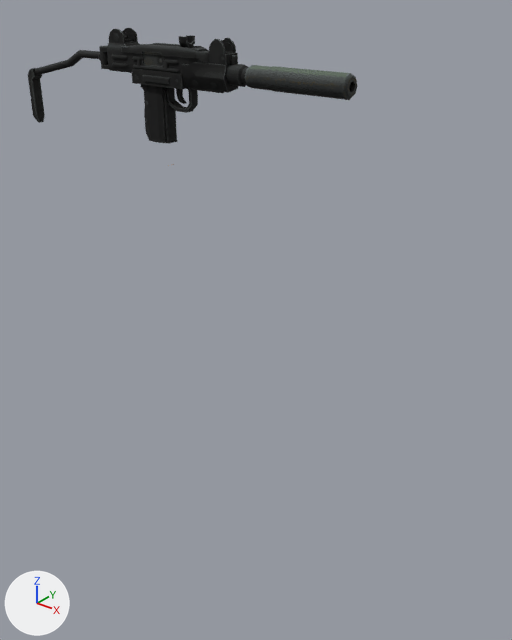
An edit to the glTF model public/assets/weapons/retro_smg_arms.glb, drawn before and after from the same camera.
Both versions are drawn from a 50 mm lens placed at (89.2, -87.5, 29.9), pointed at (8.5, 13.3, -32.7). The axes (+X, +Y, +Z) are drawn at lower left. The lights are the same throughout. The first picture is the older version. Where no turn or scale is listed for an object, it has been applied to the vertices. Vertices at exactly the same position are counted once.

Before the edit, the objects in view are built like this:
```python
ob_ejectioncover_mesh = bpy.data.objects.new('EjectionCover_Mesh', me_cube_015)
ob_ejectioncover_mesh.location = (0.5, -1.6, -0.2)
ob_fps_arms_mesh = bpy.data.objects.new('FPS_Arms_Mesh', me_circle_002)
ob_fps_arms_mesh.location = (0.0, 0.0, 0.0)
ob_fps_arms_mesh.rotation_euler = (0.0, 0.0, -1.571)  # degrees (0, 0, -90)
ob_fps_arms_mesh.scale = (0.01, 0.01, 0.01)
ob_knob_mesh = bpy.data.objects.new('Knob_Mesh', me_circle)
ob_knob_mesh.location = (0.5, -1.6, -0.2)
ob_main_mesh = bpy.data.objects.new('Main_Mesh', me_cube_007)
ob_main_mesh.location = (0.5, -1.6, -0.2)
ob_silencer_mesh = bpy.data.objects.new('Silencer_Mesh', me_cylinder_004)
ob_silencer_mesh.location = (0.5, -1.6, -0.2)
ob_stock_mesh = bpy.data.objects.new('Stock_Mesh', me_cube_013)
ob_stock_mesh.location = (0.5, -1.6, -0.2)
ob_trigger_mesh = bpy.data.objects.new('Trigger_Mesh', me_cube_006)
ob_trigger_mesh.location = (0.5, -1.6, -0.2)
```
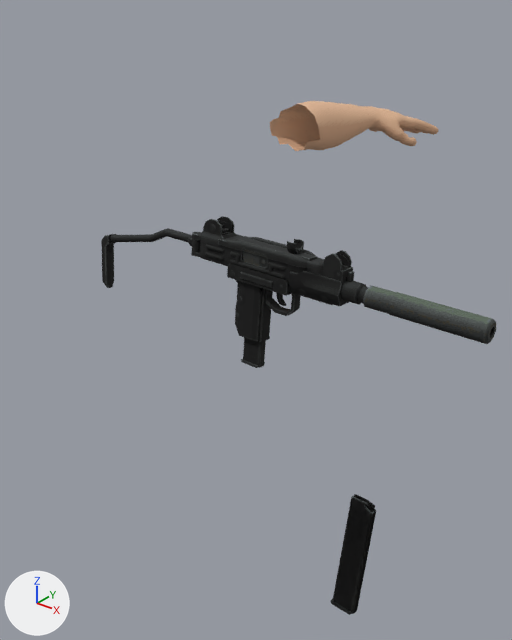
Where the newer file only moved an object's origin or applied its transform, the numbers keep the older frame.

What differs and where, as boxes [x1, y1, x2, y2] in the pictures (512 x 640 px):
'Main_Mesh', moved, turned
    before: [99, 28, 249, 143]
    after: [191, 216, 369, 342]
'Silencer_Mesh', moved, turned
    before: [245, 65, 357, 100]
    after: [363, 285, 496, 344]
'FPS_Arms_Mesh', rescaled (not visible before)
    after: [270, 101, 439, 151]
'SMG_01_MagazineOneBullet_Mesh', added
    after: [331, 494, 376, 615]
'Stock_Mesh', moved, turned
    before: [28, 50, 108, 123]
    after: [101, 228, 200, 288]
'EjectionCover_Mesh', moved, turned
    before: [142, 51, 164, 67]
    after: [243, 249, 267, 268]
'Magazine_Mesh', added
    after: [241, 338, 266, 368]
'Knob_Mesh', moved, turned
    before: [179, 35, 195, 48]
    after: [287, 239, 304, 254]
'Trigger_Mesh', moved, turned
    before: [176, 89, 186, 104]
    after: [276, 293, 286, 306]
'SMG_01_Magazine2+Bullets_Mesh', added
    after: [368, 508, 374, 513]

The change in detail:
Material 'Projectiles_MI.001' (mat_projectiles_mi_001) is new.
Its texture is img_smg_01_albedo.
Its roughness is 1.0.
me_cube_007 is used by ob_main_mesh; location (0.5, -1.6, -0.2).
me_cube_007 had 1279 vertices, 2295 faces and spanned x -12.7..25.0, y -2.6..2.6, z 4.7..22.2.
me_cube_007 now has 1279 vertices, 2293 faces and spans x 13.3..51.0, y -9.3..-3.9, z -21.5..-3.9.
me_cube_007 part 1: the whole mesh is turned -5.4 degrees about the x axis through its middle, then moved by (26.0, -6.9, -26.1).
me_cube_013 is used by ob_stock_mesh; location (0.5, -1.6, -0.2).
me_cube_013 had 106 vertices, 184 faces and spanned x -35.7..-11.0, y -2.2..1.2, z 3.9..18.5.
me_cube_013 now has 106 vertices, 184 faces and spans x -9.7..15.1, y -8.8..-5.3, z -22.3..-7.5.
me_cube_013 part 2: the whole mesh is turned -5.4 degrees about the x axis through its middle, then moved by (26.0, -7.1, -26.1).
Mesh me_cube_003 is new.
It has 161 vertices, 314 faces and spans x 24.5..28.2, y -13.2..-8.3, z -25.5..-8.1.
Faces by material slot: [188, 126].
It uses material mat_smg_01_mi (picture img_smg_01_albedo).
It uses material mat_projectiles_mi_001 (picture img_smg_01_albedo).
Mesh me_cube_004 is new.
It has 226 vertices, 440 faces and spans x 24.5..28.2, y -13.2..-8.3, z -25.5..-8.1.
Faces by material slot: [188, 252].
It uses material mat_smg_01_mi (picture img_smg_01_albedo).
It uses material mat_projectiles_mi_001 (picture img_smg_01_albedo).
Mesh me_cube_014 is new.
It has 96 vertices, 188 faces and spans x -2.0..1.7, y -1.0..2.3, z -0.1..17.4.
It uses material mat_smg_01_mi (picture img_smg_01_albedo).
Object 'FPS_Arms_Mesh' (ob_fps_arms_mesh) is rescaled from (0.01, 0.01, 0.01) to (1.0, 1.0, 1.0).
Object 'EjectionCover_Mesh' (ob_ejectioncover_mesh) moves from (0.5, -1.6, -0.2) to (26.5, -9.7, -26.3).
Object 'EjectionCover_Mesh' (ob_ejectioncover_mesh) turns from (0, 0, 0) to (-5.4, 0, 0) degrees about x, y and z.
Object 'Knob_Mesh' (ob_knob_mesh) moves from (0.5, -1.6, -0.2) to (26.5, -9.7, -26.3).
Object 'Knob_Mesh' (ob_knob_mesh) turns from (0, 0, 0) to (-5.4, 0, 0) degrees about x, y and z.
Object 'Silencer_Mesh' (ob_silencer_mesh) moves from (0.5, -1.6, -0.2) to (26.5, -9.7, -26.3).
Object 'Silencer_Mesh' (ob_silencer_mesh) turns from (0, 0, 0) to (-5.4, 0, 0) degrees about x, y and z.
Object 'Trigger_Mesh' (ob_trigger_mesh) moves from (0.5, -1.6, -0.2) to (26.5, -9.7, -26.3).
Object 'Trigger_Mesh' (ob_trigger_mesh) turns from (0, 0, 0) to (-5.4, 0, 0) degrees about x, y and z.
Object 'SMG_01_MagazineOneBullet_Mesh' (ob_smg_01_magazineonebullet_mesh) is new; it shows me_cube_003.
Its location is (26.5, -9.7, -26.3).
Object 'SMG_01_Magazine2+Bullets_Mesh' (ob_smg_01_magazine2_bullets_mesh) is new; it shows me_cube_004.
Its location is (26.5, -9.7, -26.3).
Object 'Magazine_Mesh' (ob_magazine_mesh) is new; it shows me_cube_014.
Its location is (26.5, -9.7, -26.3).
